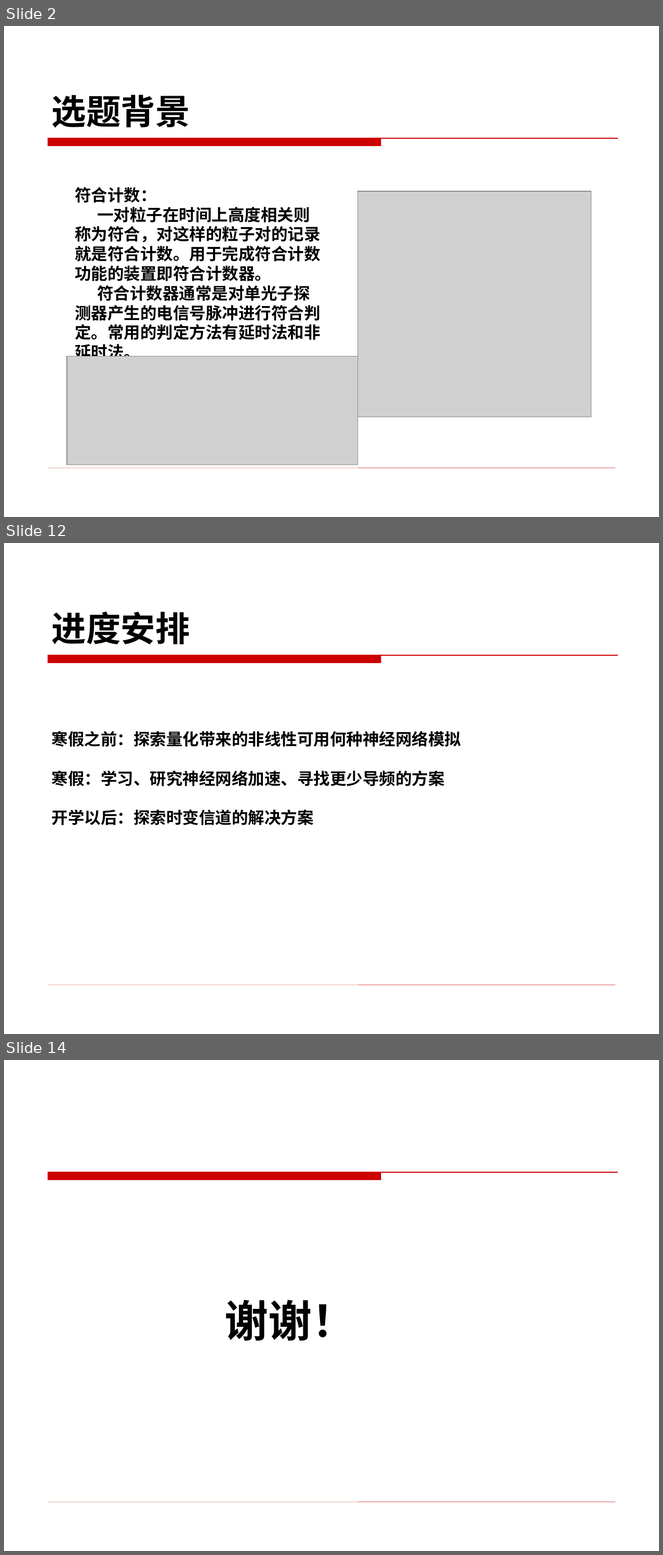
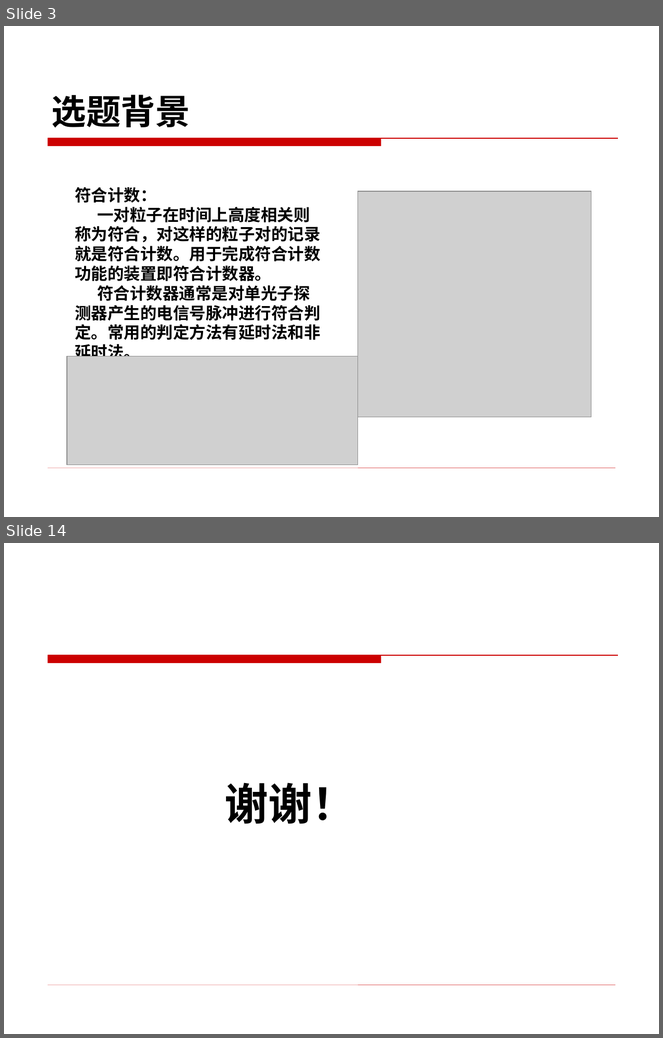
Before and after one commit to BevisGX/git, a slide deck: 开题PPT_宾光祥.ppt. Shown one above the other, each under a label of ours: slides 2, 12 and 14 before the commit, slides 3 and 14 after it; the slides between them are not shown. The pictures are 663x1555 and 663x1038 pixels, drawn with LibreOffice and Linux fonts; fonts in the diff are those of the drawing; grey boxes stand for pictures; background and template pictures are left out. Boxes give left, top, right and bottom in pixels: in the first picture for what was removed or moved away, otherwise in the second. Text is boxed around its words. In the diff, an @@ line names an element or a change of style, - is before the commit and + after.

```diff
--- a/开题PPT_宾光祥.ppt
+++ b/开题PPT_宾光祥.ppt
@@ slide 12 removed at [4, 543, 659, 1034], background picture (left out); not listed: 2 template elements that a slide beside it also shows @@
@@ title removed at [52, 612, 190, 644] @@
-进度安排
@@ text removed at [52, 731, 462, 825] @@
-寒假之前：探索量化带来的非线性可用何种神经网络模拟
-寒假：学习、研究神经网络加速、寻找更少导频的方案
-开学以后：探索时变信道的解决方案
@@ what was slide 2 is now slide 3 @@
```
Also in this commit, not shown: 5 slides changed, 7 slides added, 6 other slides removed, 1 other file.
